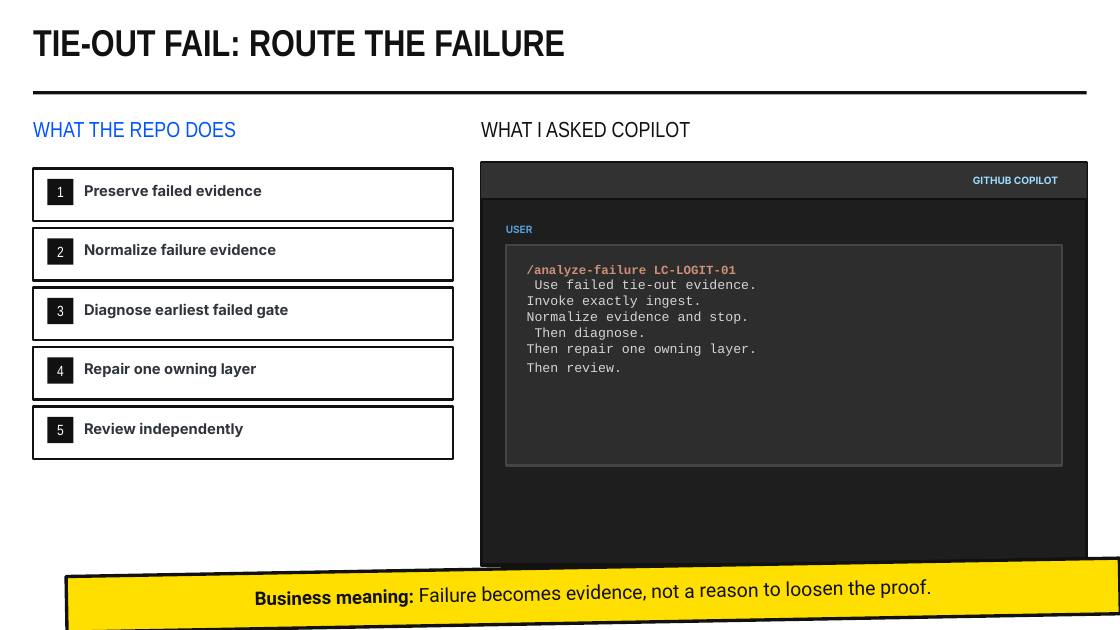
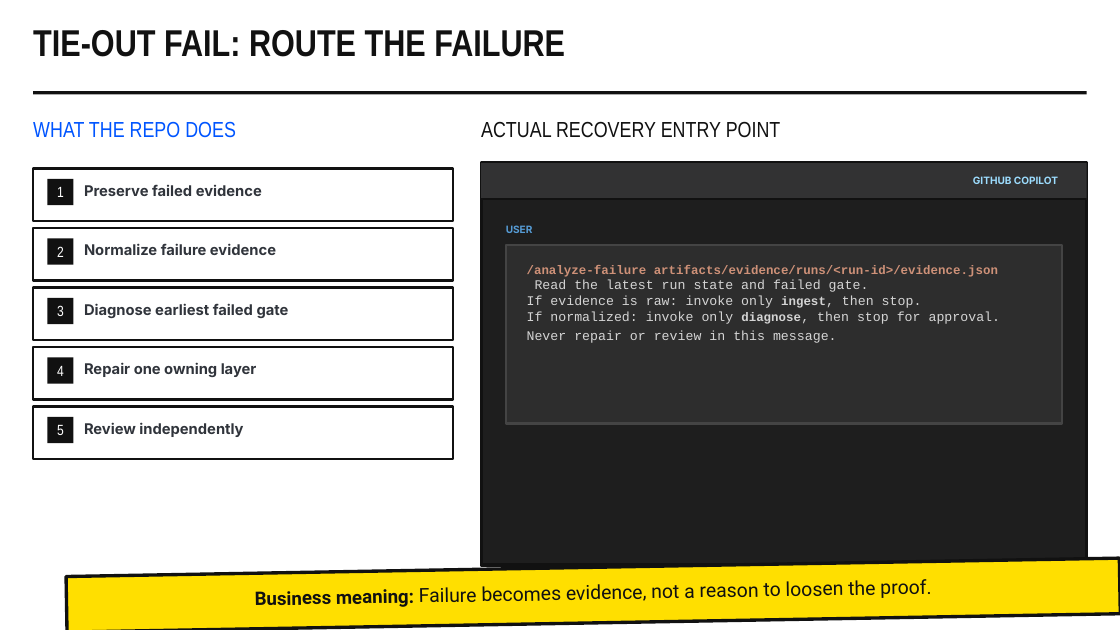
Before and after one commit to keshavnath1/Agent-mastery, a slide deck: slide 17 of Learning_series_copilot_sas_python.pptx. Drawn at 1120x630 pixels with LibreOffice and Linux fonts; fonts in the diff are those of the drawing; background and template pictures are left out. Boxes give left, top, right and bottom in pixels: in the first picture for what was removed or moved away, otherwise in the second. Text is boxed around its words. In the diff, an @@ line names an element or a change of style, - is before the commit and + after.

```diff
--- a/Learning_series_copilot_sas_python.pptx
+++ b/Learning_series_copilot_sas_python.pptx
@@ text at (x1=481, y1=121, x2=781, y2=138): text changed @@
-WHAT I ASKED COPILOT
+ACTUAL RECOVERY ENTRY POINT
@@ rectangle resized from (x1=506, y1=245, x2=1063, y2=466) to (x1=506, y1=245, x2=1063, y2=423) @@
@@ text at (x1=527, y1=265, x2=1001, y2=343): text changed @@
-/analyze-failure LC-LOGIT-01
-Use failed tie-out evidence.
-Invoke exactly ingest.
-Normalize evidence and stop.
-Then diagnose.
-Then repair one owning layer.
-Then review.
+/analyze-failure artifacts/evidence/runs/<run-id>/evidence.json
+Read the latest run state and failed gate.
+If evidence is raw: invoke only ingest, then stop.
+If normalized: invoke only diagnose, then stop for approval.
+Never repair or review in this message.
```
Also in this commit, not shown: 10 other slides changed.
